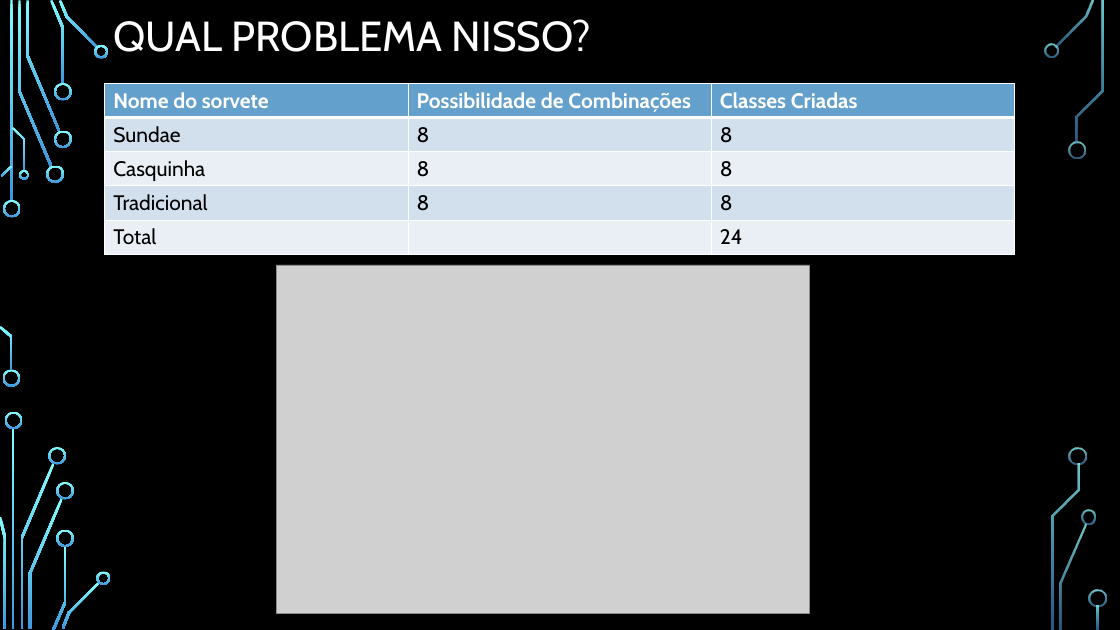
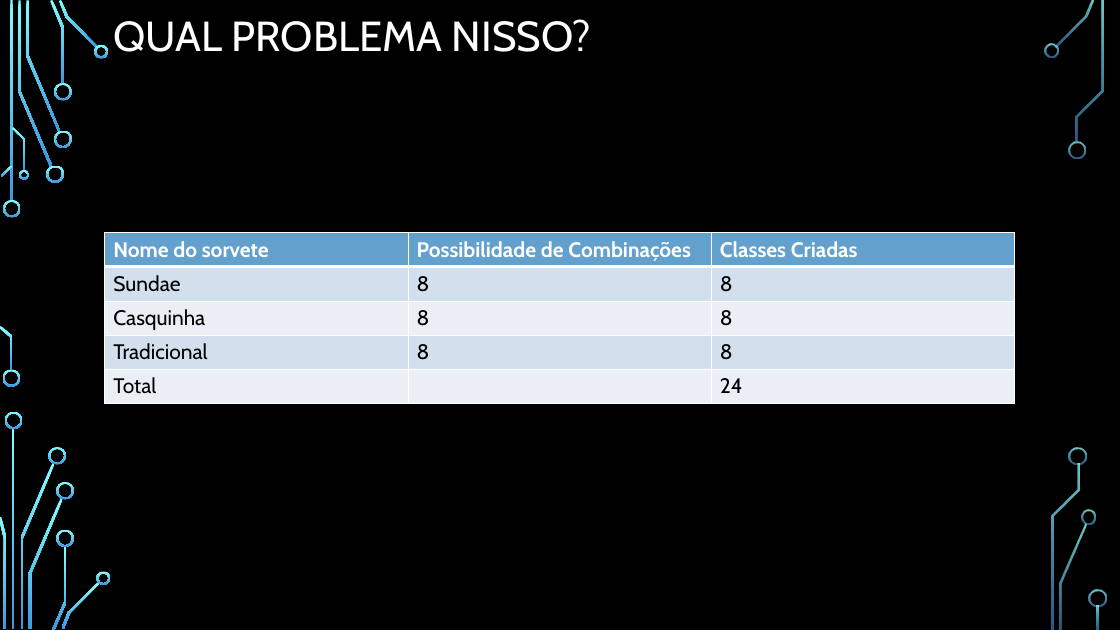
Before and after one commit to Danielccosta63/decorator-p3, a slide deck: slide 9 of Padrão de Projeto.pptx. Drawn at 1120x630 pixels with LibreOffice and Linux fonts; fonts in the diff are those of the drawing; grey boxes stand for pictures; background and template pictures are left out. Boxes give left, top, right and bottom in pixels: in the first picture for what was removed or moved away, otherwise in the second. Text is boxed around its words. In the diff, an @@ line names an element or a change of style, - is before the commit and + after.

```diff
--- a/Padrão de Projeto.pptx
+++ b/Padrão de Projeto.pptx
@@ table: place and size @@
-table at box(105, 84, 1015, 255)
+table at box(105, 233, 1015, 403)
@@ picture removed at box(276, 265, 809, 613) @@
```
Also in this commit, not shown: 6 other slides changed, 1 other file.
